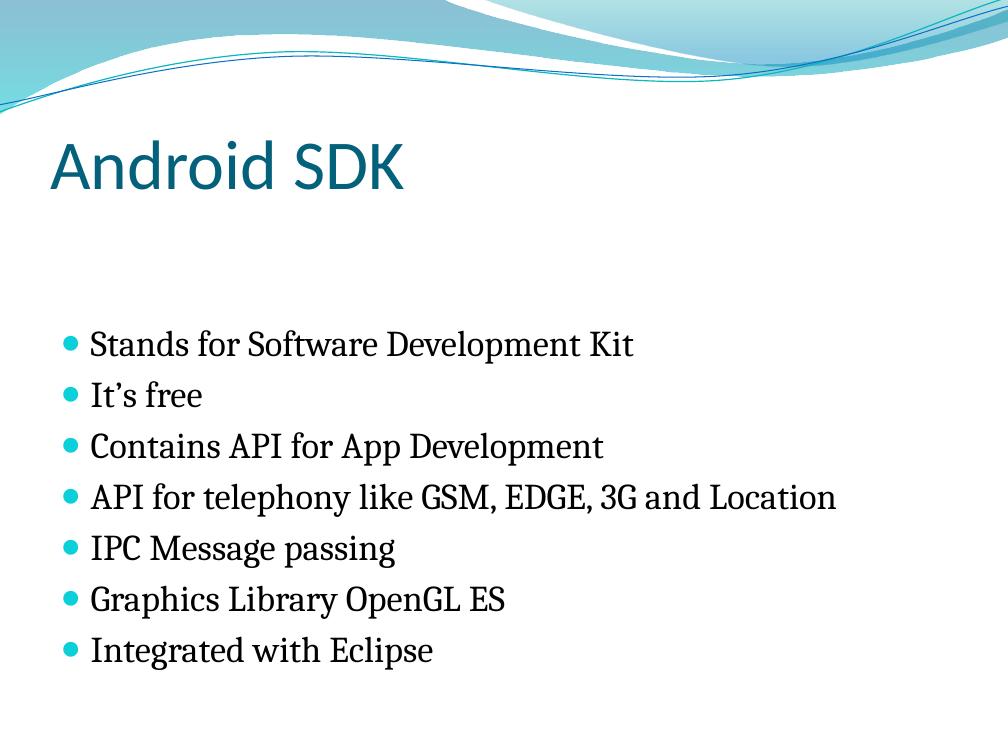
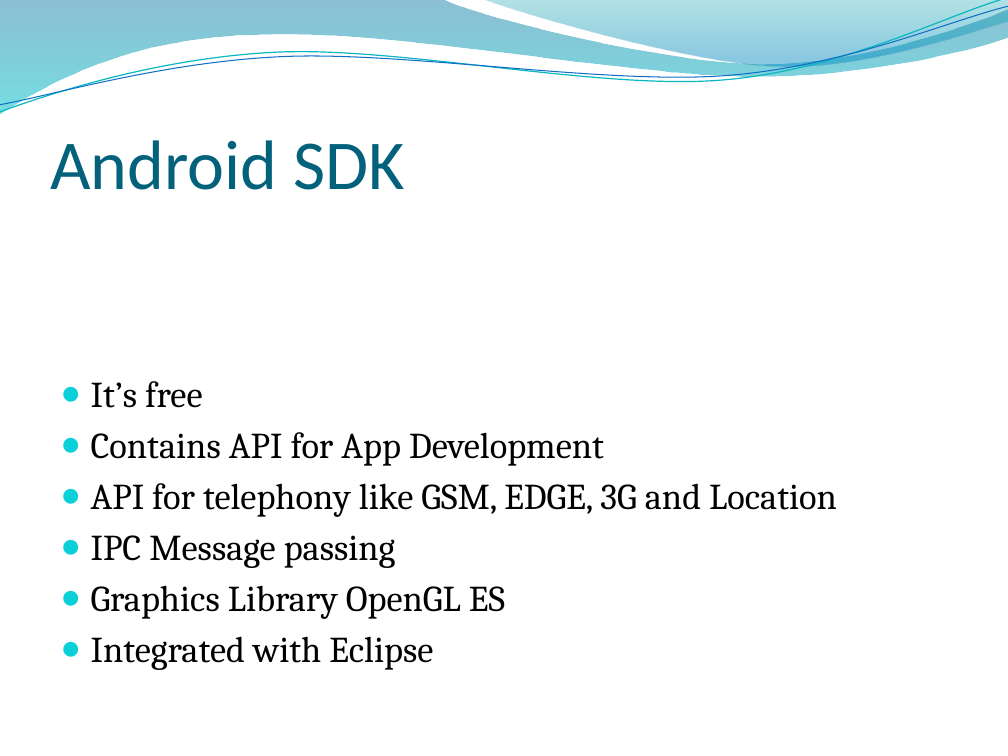
Before and after one commit to melbjvm/android101, a slide deck: slide 8 of Android 101.pptx (slide 7 before the commit). Drawn at 1008x756 pixels with LibreOffice and Linux fonts; fonts in the diff are those of the drawing. Boxes give left, top, right and bottom in pixels: in the first picture for what was removed or moved away, otherwise in the second. Text is boxed around its words. In the diff, an @@ line names an element or a change of style, - is before the commit and + after.

```diff
--- a/Android 101.pptx
+++ b/Android 101.pptx
@@ text at bbox=[91, 330, 634, 364]: paragraph removed @@
-● Stands for Software Development Kit
```
Also in this commit, not shown: 14 other slides changed, 13 slides added, 8 slides removed.
